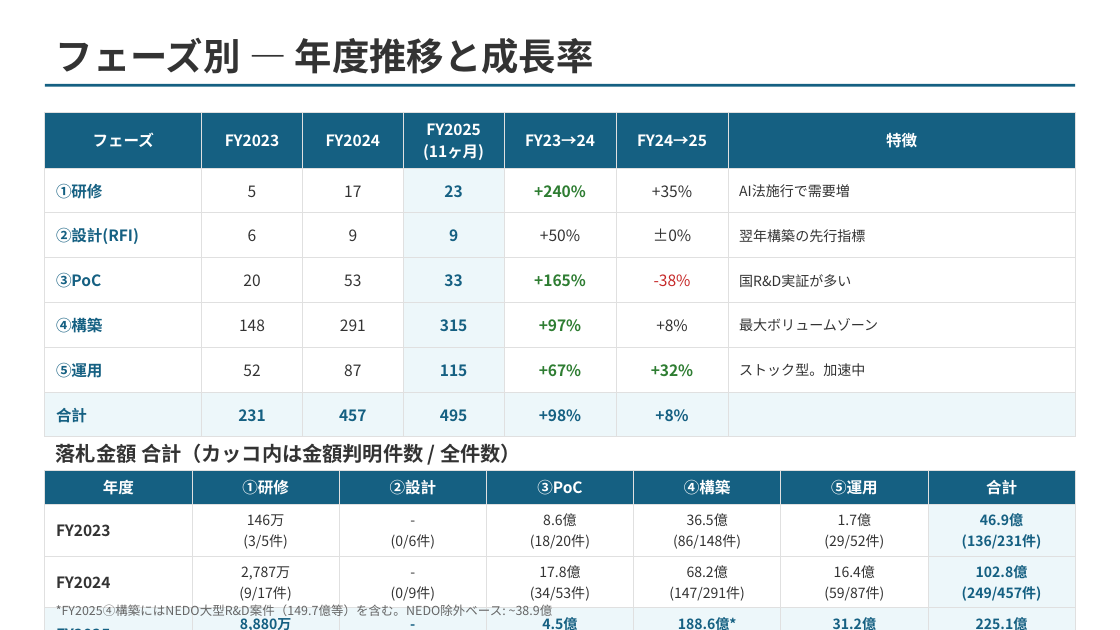
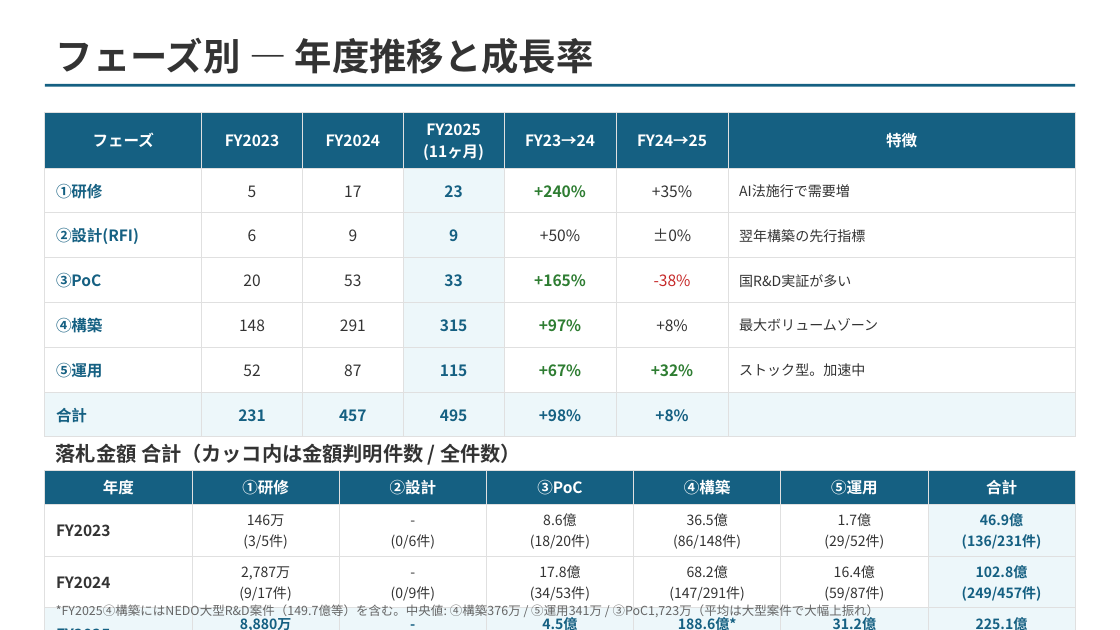
Before and after one commit to ttygtdgs/obsidian-ttygtd, a slide deck: slide 3 of 05_Output/Projects/@Active/NTTDX-Customer-Expansion-Mission/02-materials/FY2026-公共セクター生成AI案件-フェーズ別見通し.pptx. Drawn at 1120x630 pixels with LibreOffice and Linux fonts; fonts in the diff are those of the drawing; background and template pictures are left out. Boxes give left, top, right and bottom in pixels: in the first picture for what was removed or moved away, otherwise in the second. Text is boxed around its words. In the diff, an @@ line names an element or a change of style, - is before the commit and + after.

```diff
--- a/05_Output/Projects/@Active/NTTDX-Customer-Expansion-Mission/02-materials/FY2026-公共セクター生成AI案件-フェーズ別見通し.pptx
+++ b/05_Output/Projects/@Active/NTTDX-Customer-Expansion-Mission/02-materials/FY2026-公共セクター生成AI案件-フェーズ別見通し.pptx
@@ text at [56, 604, 880, 619]: text changed @@
-*FY2025④構築にはNEDO大型R&D案件（149.7億等）を含む。NEDO除外ベース: ~38.9億
+*FY2025④構築にはNEDO大型R&D案件（149.7億等）を含む。中央値: ④構築376万 / ⑤運用341万 / ③PoC1,723万（平均は大型案件で大幅上振れ）
```
Also in this commit, not shown: 1 other slide changed, 3 other files.
